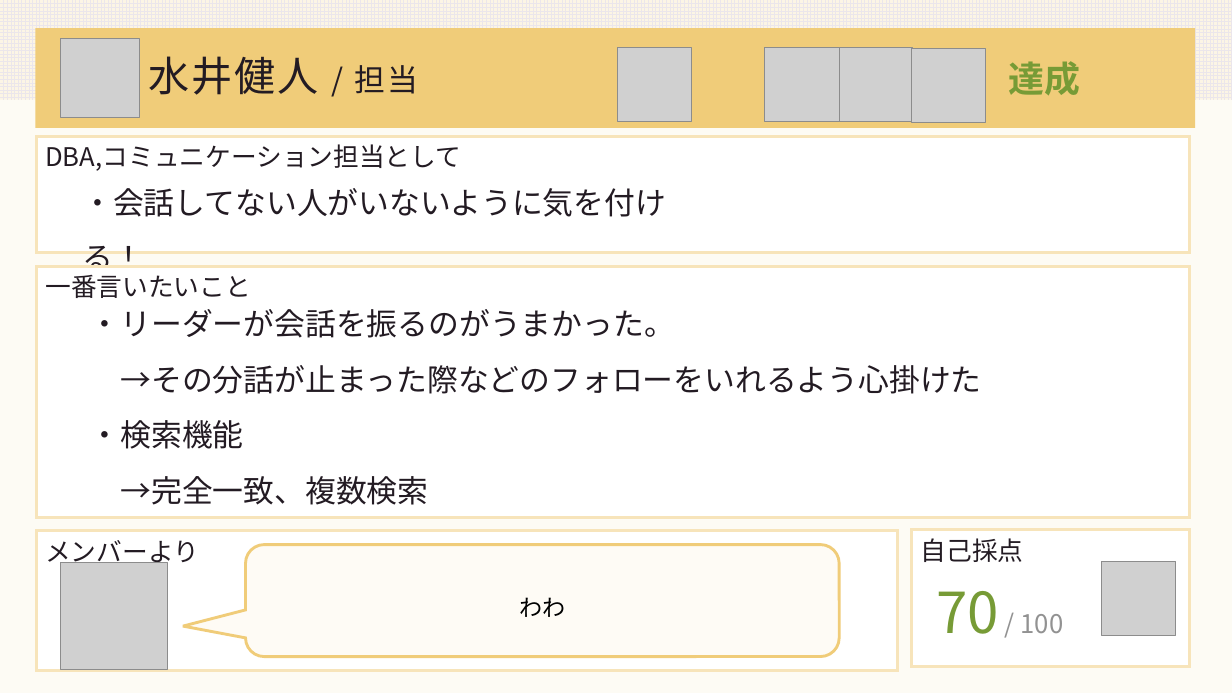
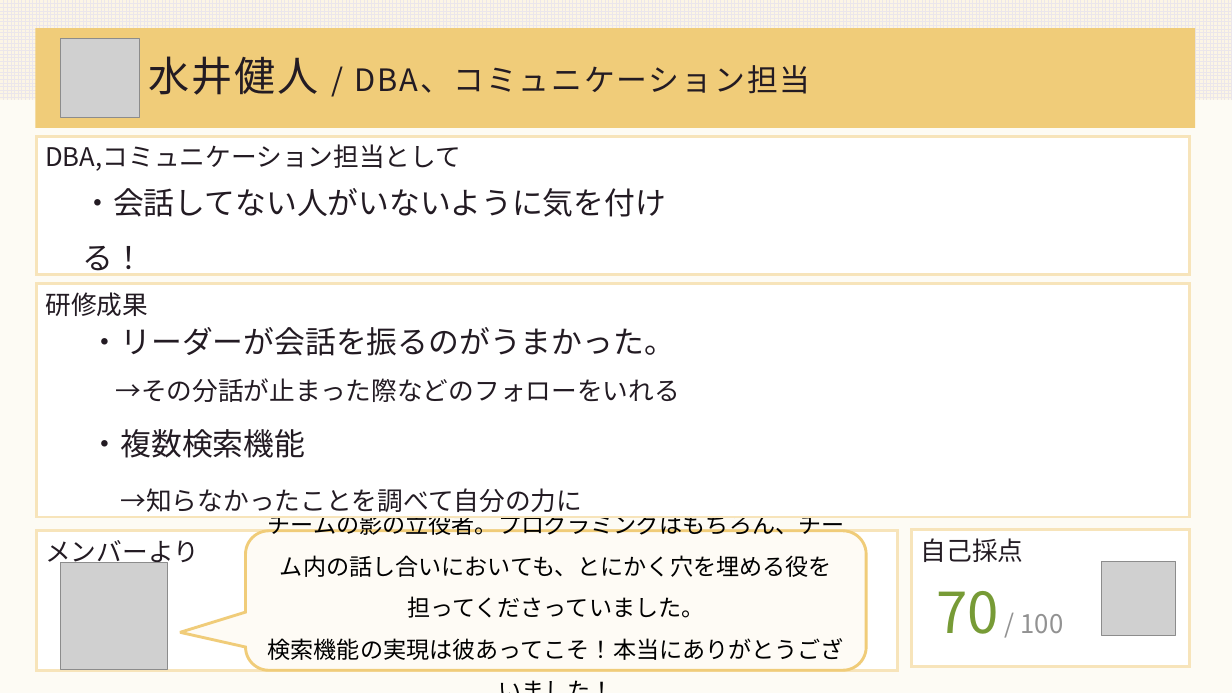
Before and after one commit to DOJO-2021/A-4, a slide deck: slide 1 of documents/worldMap発表資料水井分.pptx (slide 19 before the commit). Drawn at 1232x693 pixels with LibreOffice and Linux fonts; fonts in the diff are those of the drawing; grey boxes stand for pictures. Boxes give left, top, right and bottom in pixels: in the first picture for what was removed or moved away, otherwise in the second. Text is boxed around its words. In the diff, an @@ line names an element or a change of style, - is before the commit and + after.

```diff
--- a/documents/worldMap発表資料水井分.pptx
+++ b/documents/worldMap発表資料水井分.pptx
@@ title at [149,56,811,95]: text changed; size 32 to 24 pt @@
-水井健人 / 担当
+水井健人 / DBA、コミュニケーション担当
@@ picture removed at [617,48,691,122] @@
@@ picture removed at [765,48,839,122] @@
@@ picture removed at [838,48,912,122] @@
@@ picture removed at [912,48,986,122] @@
@@ text removed at [1009,61,1081,96] @@
-達成
@@ rectangle "DBA,コミュニケーション担当として": place and size @@
-rectangle "DBA,コミュニケーション担当として" at [36,137,1189,253]
+rectangle "DBA,コミュニケーション担当として" at [36,137,1189,274]
@@ rectangle "研修成果": place and size @@
-rectangle "研修成果" at [36,266,1189,518]
+rectangle "研修成果" at [36,284,1189,517]
@@ text in rectangle at [45,292,148,316]: text changed @@
-一番言いたいこと
+研修成果
@@ text "・リーダーが会話を振るのがうまかった。": place and size @@
-text "・リーダーが会話を振るのがうまかった。" at [90,309,982,505]
+text "・リーダーが会話を振るのがうまかった。" at [90,327,680,517]
@@ text at [90,378,680,517]: text changed; size 24 to 20 pt @@
-→その分話が止まった際などのフォローをいれるよう心掛けた
-・検索機能
-→完全一致、複数検索
+→その分話が止まった際などのフォローをいれる
+・複数検索機能
+→知らなかったことを調べて自分の力に
@@ rounded speech box "チームの影の立役者。プログラミングはもちろん、チーム内の話し合いにおいても、とにかく穴を埋める役を担ってくださっていまし ...": place and size @@
-rounded speech box "チームの影の立役者。プログラミングはもちろん、チーム内の話し合いにおいても、とにかく穴を埋める役を担ってくださっていまし ..." at [246,544,840,656]
+rounded speech box "チームの影の立役者。プログラミングはもちろん、チーム内の話し合いにおいても、とにかく穴を埋める役を担ってくださっていまし ..." at [246,531,867,671]
@@ text in rounded speech box at [268,510,845,660]: text changed @@
-わわ
+チームの影の立役者。プログラミングはもちろん、チーム内の話し合いにおいても、とにかく穴を埋める役を担ってくださっていました。
+検索機能の実現は彼あってこそ！本当にありがとうございました！
```
Also in this commit, not shown: 30 slides removed.
